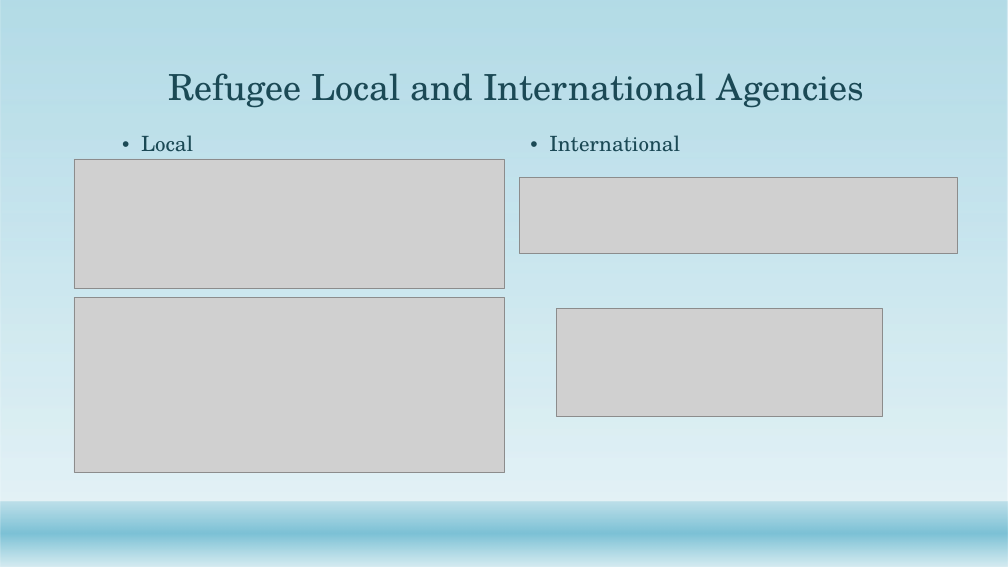
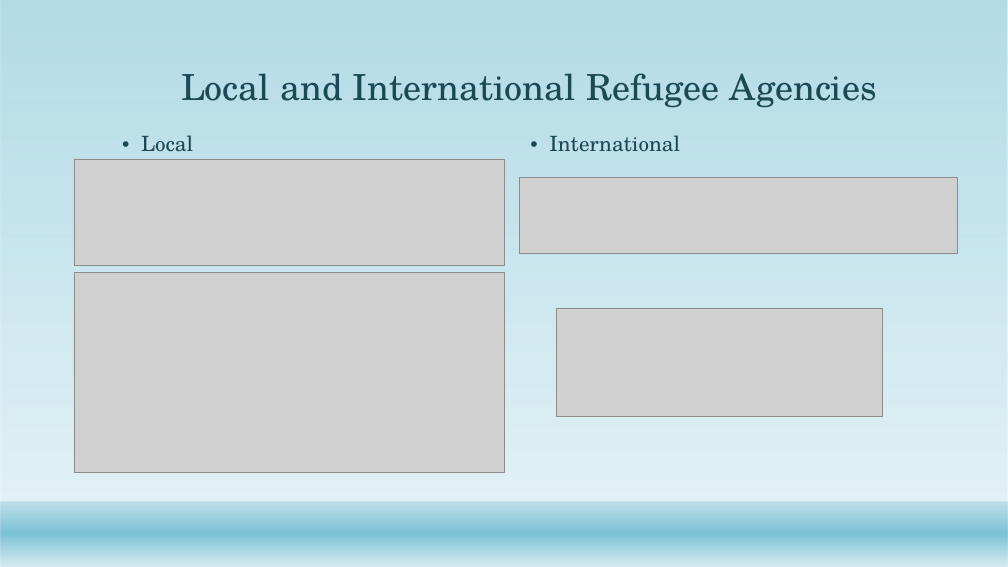
Before and after one commit to Abdullah0930/Refugee-Immigrants-to-U.S, a slide deck: slide 9 of Capstone/Refugees in U.S.pptx (slide 8 before the commit). Drawn at 1008x567 pixels with LibreOffice and Linux fonts; fonts in the diff are those of the drawing; grey boxes stand for pictures; background and template pictures are left out. Boxes give left, top, right and bottom in pixels: in the first picture for what was removed or moved away, otherwise in the second. Text is boxed around its words. In the diff, an @@ line names an element or a change of style, - is before the commit and + after.

```diff
--- a/Capstone/Refugees in U.S.pptx
+++ b/Capstone/Refugees in U.S.pptx
@@ title at (181, 73, 876, 108): text changed @@
-Refugee Local and International Agencies
+Local and International Refugee Agencies
@@ picture: place and size @@
-picture at (74, 159, 504, 288)
+picture at (74, 159, 504, 265)
@@ picture: place and size @@
-picture at (74, 297, 504, 473)
+picture at (74, 272, 504, 473)
```
Also in this commit, not shown: 8 other slides changed, 1 slide added, 17 other files.
